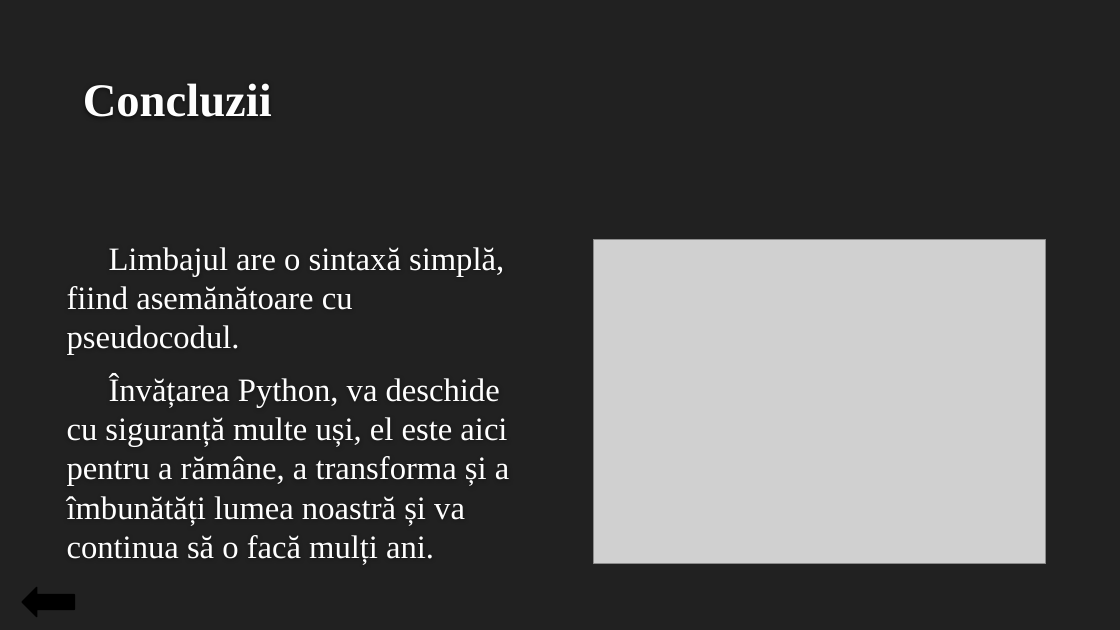
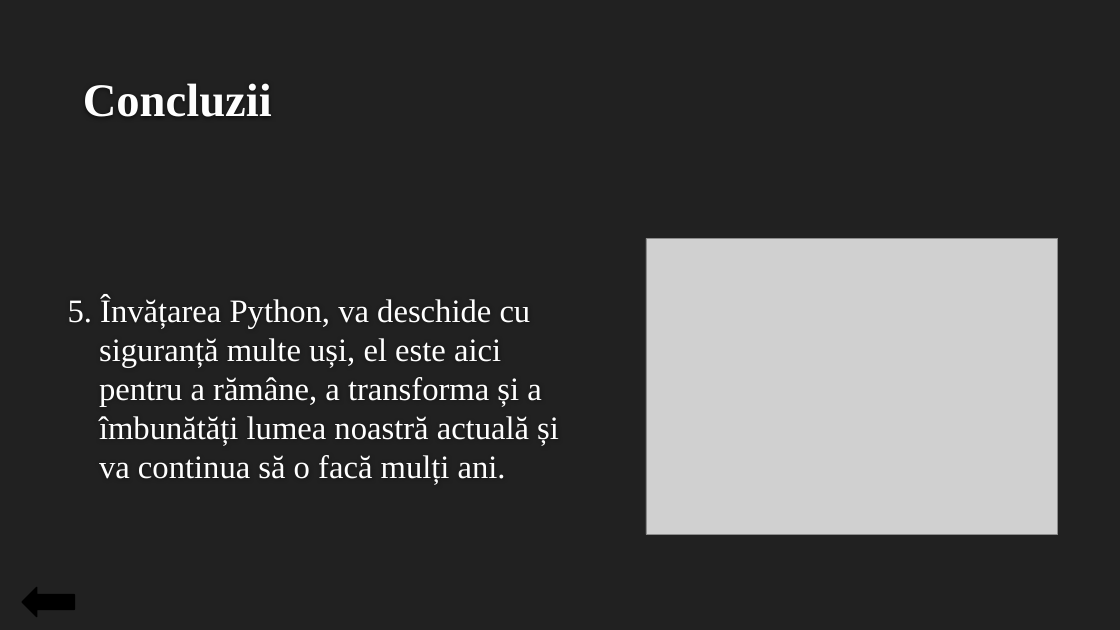
Before and after one commit to CernolevCorina/Python_introduction, a slide deck: slide 16 of Introducere în limbajul de programare Python.pptx (slide 14 before the commit). Drawn at 1120x630 pixels with LibreOffice and Linux fonts; fonts in the diff are those of the drawing; grey boxes stand for pictures; background and template pictures are left out. Boxes give left, top, right and bottom in pixels: in the first picture for what was removed or moved away, otherwise in the second. Text is boxed around its words. In the diff, an @@ line names an element or a change of style, - is before the commit and + after.

```diff
--- a/Introducere în limbajul de programare Python.pptx
+++ b/Introducere în limbajul de programare Python.pptx
@@ picture: place and size @@
-picture at (594, 239, 1046, 564)
+picture at (646, 239, 1058, 534)
@@ text at (68, 296, 559, 485): text changed @@
-Limbajul are o sintaxă simplă, fiind asemănătoare cu pseudocodul.
-Învățarea Python, va deschide cu siguranță multe uși, el este aici pentru a rămâne, a transforma și a îmbunătăți lumea noastră și va continua să o facă mulți ani.
+5. Învățarea Python, va deschide cu siguranță multe uși, el este aici pentru a rămâne, a transforma și a îmbunătăți lumea noastră actuală și va continua să o facă mulți ani.
```
Also in this commit, not shown: 5 other slides changed, 2 slides added, 2 other files.
